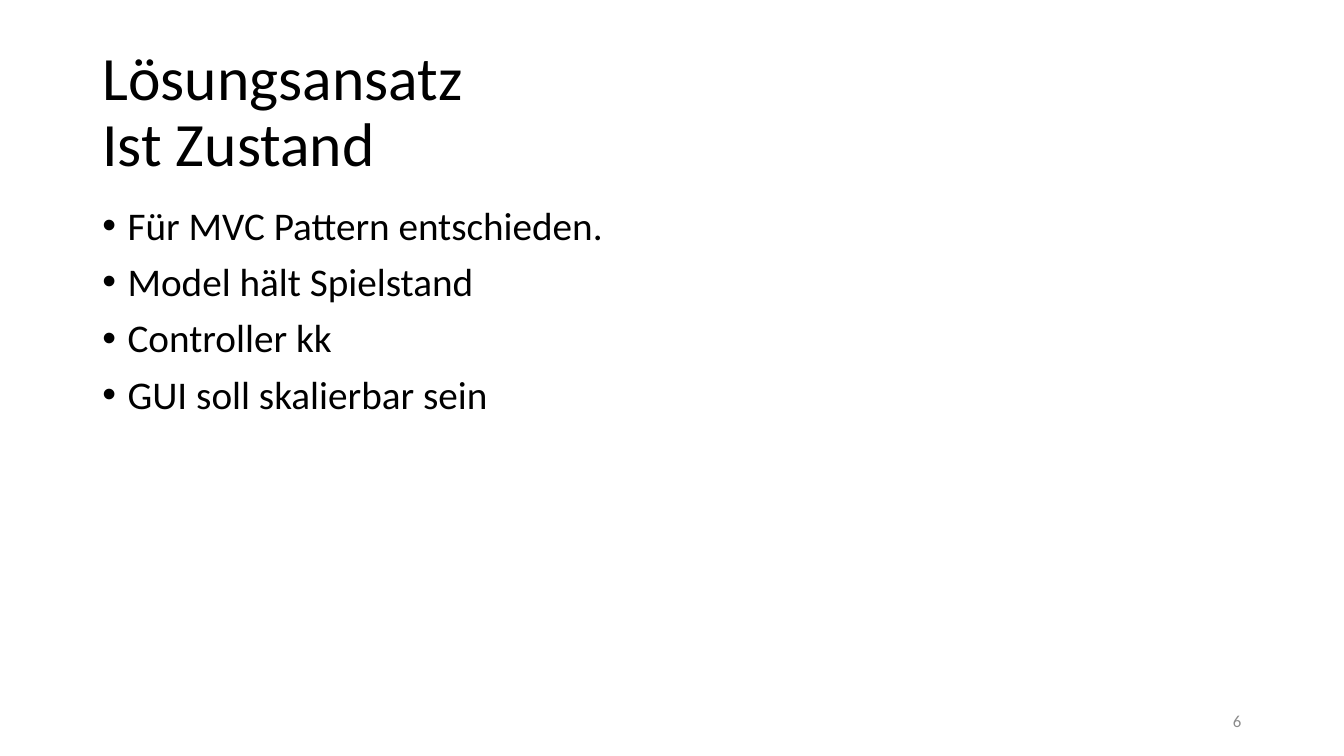
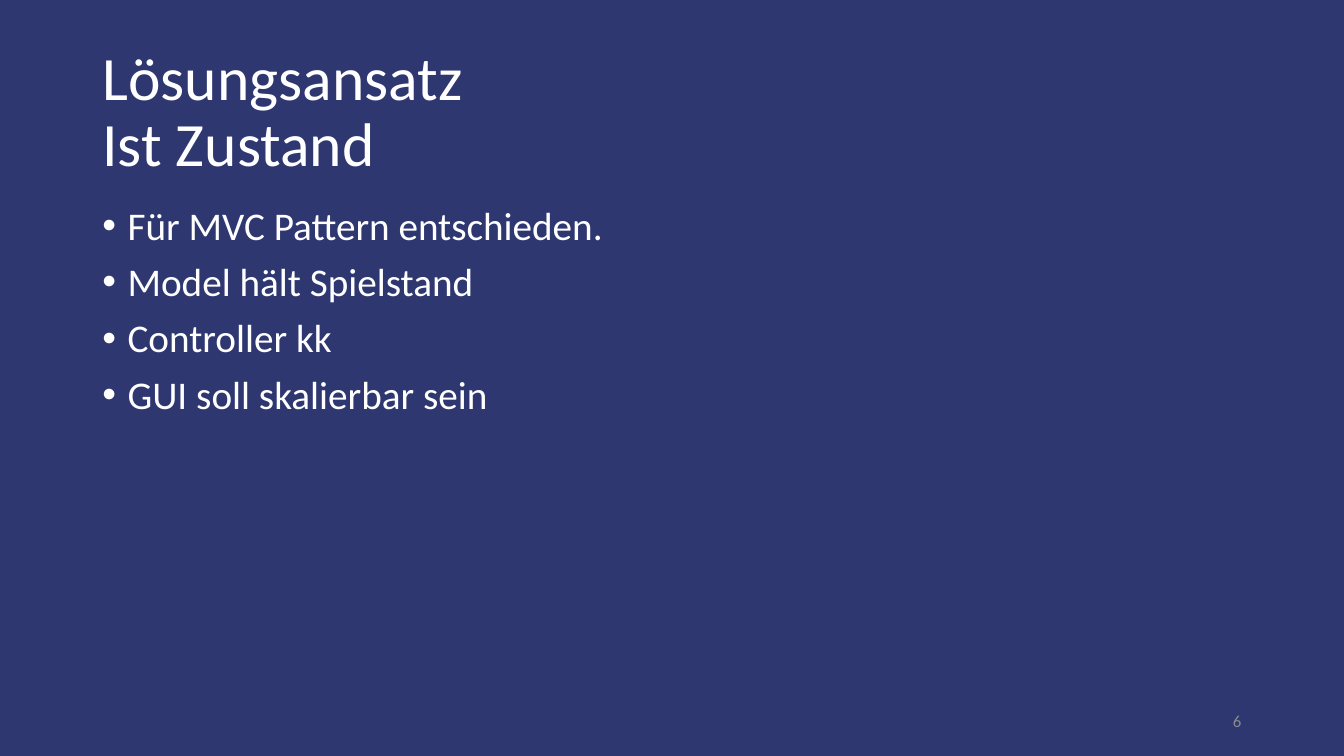
Before and after one commit to brodermar/wwm, a slide deck: slide 6 of documentation/wwmp.pptx. Drawn at 1344x756 pixels with LibreOffice and Linux fonts; fonts in the diff are those of the drawing. Boxes give left, top, right and bottom in pixels: in the first picture for what was removed or moved away, otherwise in the second. Text is boxed around its words. In the diff, an @@ line names an element or a change of style, - is before the commit and + after.

```diff
--- a/documentation/wwmp.pptx
+++ b/documentation/wwmp.pptx
@@ background #FFFFFF to #2F3771 @@
@@ title "Lösungsansatz Ist Zustand" at box(102, 59, 462, 167): text colour #000000 to #FFFFFF @@
@@ text "Für MVC Pattern entschieden." at box(128, 212, 603, 410): text colour #000000 to #FFFFFF @@
```
Also in this commit, not shown: 12 other slides changed, 2 other files.
